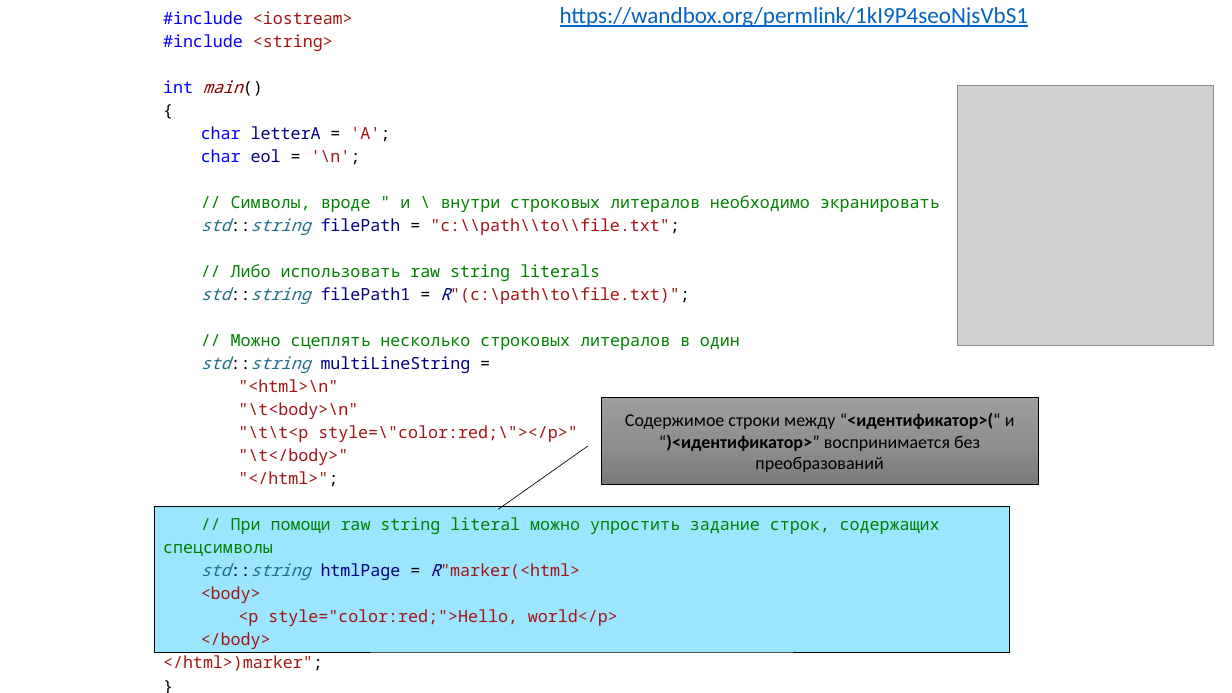
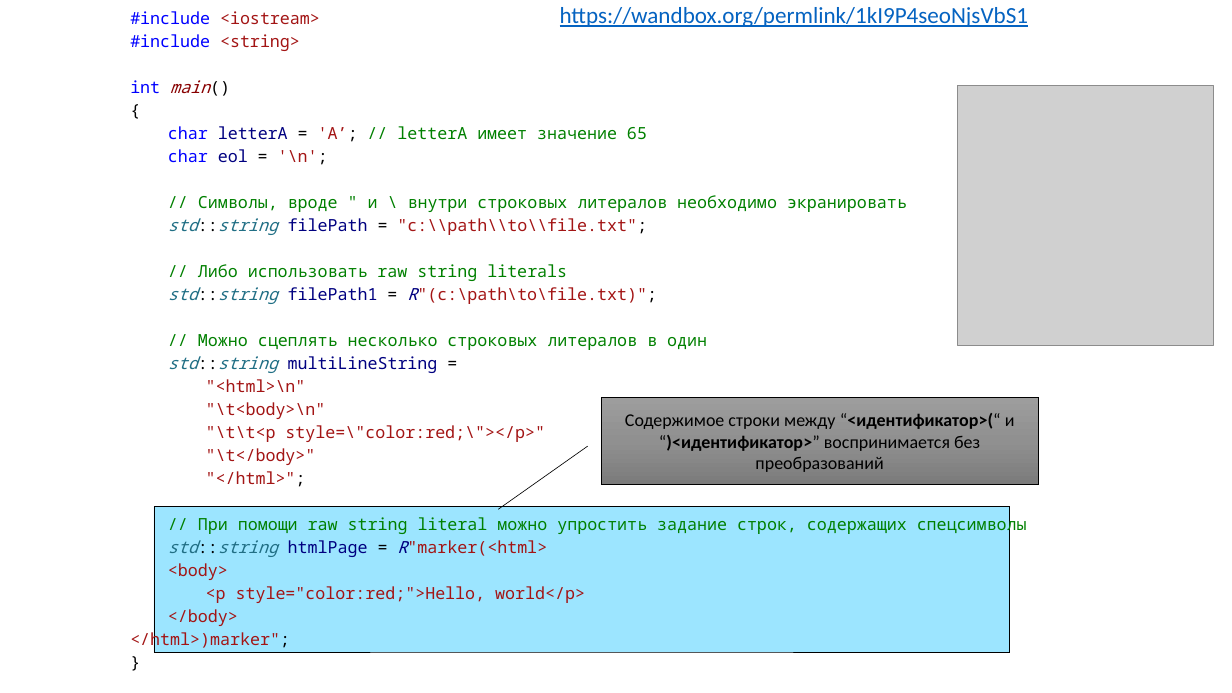
Before and after one commit to alexey-malov/oop, a slide deck: slide 13 of lectures/01/Синтаксис C++.pptx. Drawn at 1232x693 pixels with LibreOffice and Linux fonts; fonts in the diff are those of the drawing; grey boxes stand for pictures. Boxes give left, top, right and bottom in pixels: in the first picture for what was removed or moved away, otherwise in the second. Text is boxed around its words. In the diff, an @@ line names an element or a change of style, - is before the commit and + after.

```diff
--- a/lectures/01/Синтаксис C++.pptx
+++ b/lectures/01/Синтаксис C++.pptx
@@ text "#include <iostream>": place and size @@
-text "#include <iostream>" at (163,11,940,671)
+text "#include <iostream>" at (130,11,1027,651)
@@ text at (168,126,647,142): text changed; text colour #000080 to #008000 @@
-char letterA = 'A';
+char letterA = 'A’; // letterA имеет значение 65
```
Also in this commit, not shown: 25 other slides changed, 12 slides added, 13 slides removed, 23 other files.
